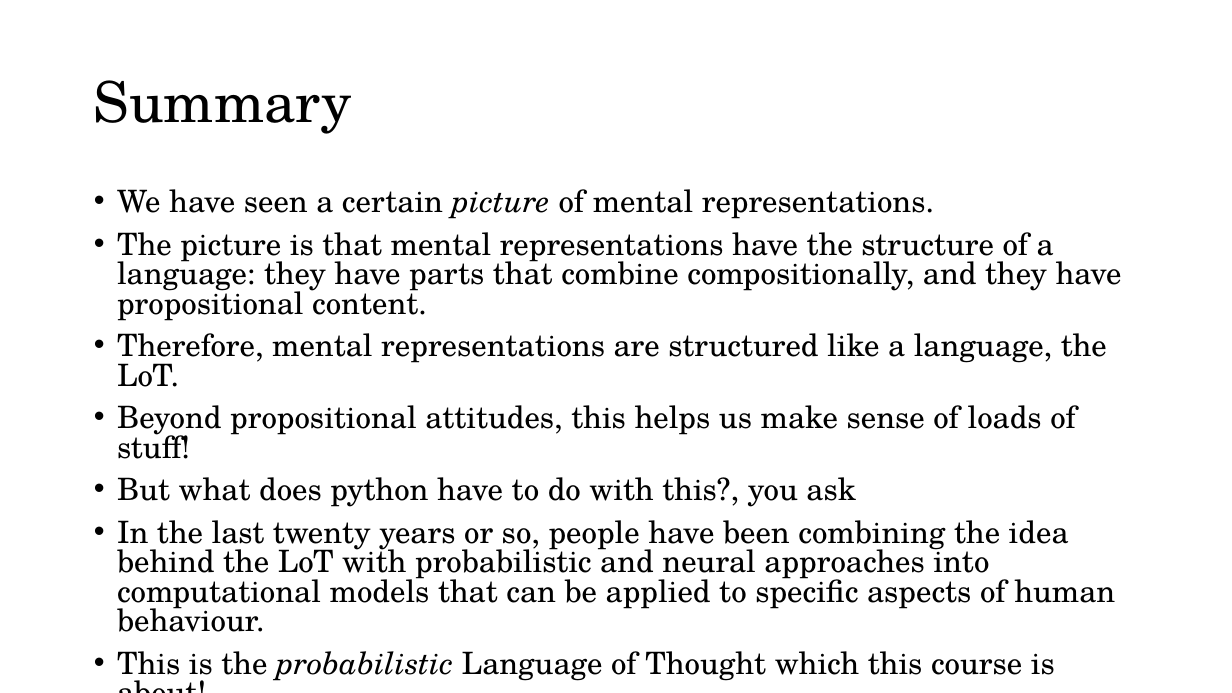
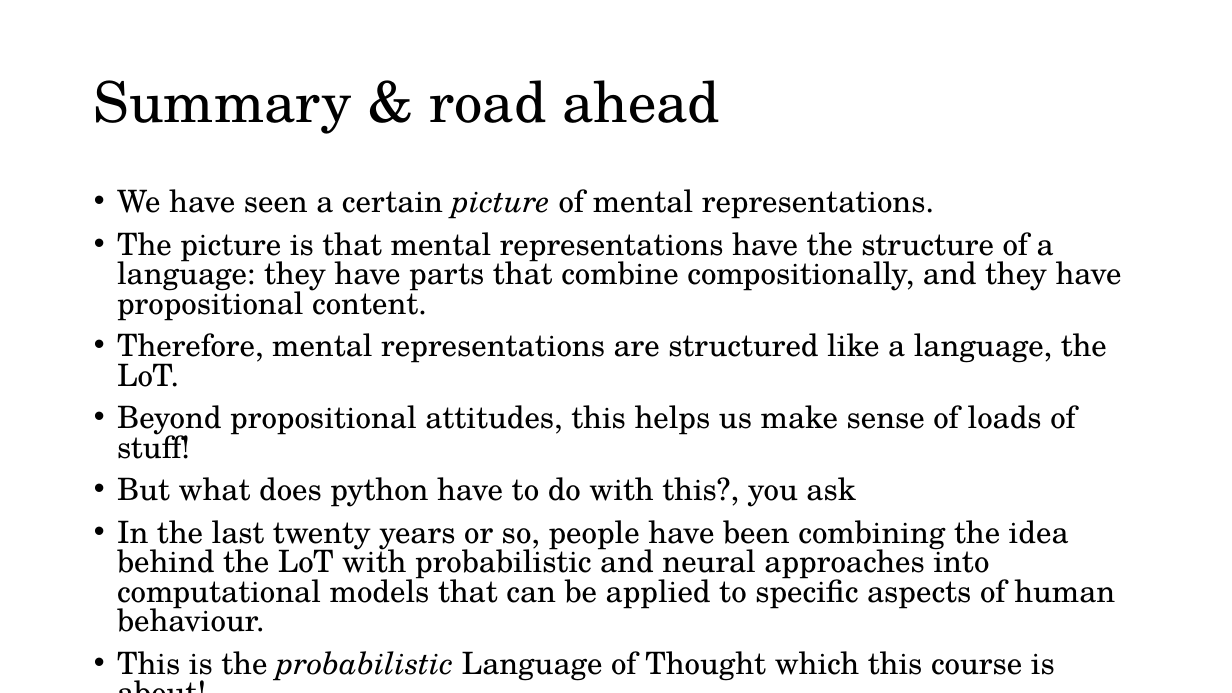
Before and after one commit to thelogicalgrammar/pLoT_course, a slide deck: slide 29 of book/lectures/1_introduction.pptx (slide 27 before the commit). Drawn at 1232x693 pixels with LibreOffice and Linux fonts; fonts in the diff are those of the drawing; background and template pictures are left out. Boxes give left, top, right and bottom in pixels: in the first picture for what was removed or moved away, otherwise in the second. Text is boxed around its words. In the diff, an @@ line names an element or a change of style, - is before the commit and + after.

```diff
--- a/book/lectures/1_introduction.pptx
+++ b/book/lectures/1_introduction.pptx
@@ title at bbox=[94, 80, 720, 134]: text changed @@
-Summary
+Summary & road ahead
```
Also in this commit, not shown: 6 other slides changed, 3 slides added, 1 slide removed, 29 other files.
